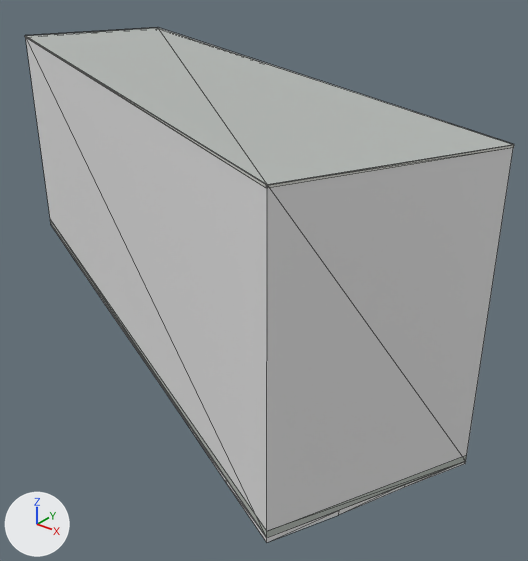
An edit to the glTF model public/models/buildings/osm-way-53921164.glb, drawn before and after from the same camera.
Camera for both pictures: a 50 mm camera at (29.6, -30.3, 22.4) aimed at (4.6, 1.0, 3.0). The axes (+X, +Y, +Z) are drawn at lower left. The lights are the same throughout. The older version comes first. Mesh edges are drawn as thin lines. Where no turn or scale is listed for an object, it has been applied to the vertices. Vertices at exactly the same position are counted once.

The scene before the commit, as lines of its bpy script (objects in view):
```python
ob_building_foundation_53921164 = bpy.data.objects.new('building foundation 53921164', me_building_foundation_53921164)
ob_building_foundation_53921164.location = (0.0, 0.0, 0.0)
ob_reality_53921164_near_reality_flat_weathered_roof = bpy.data.objects.new('reality 53921164 near reality flat weathered roof', me_reality_53921164_near_reality_flat_weathered_roof)
ob_reality_53921164_near_reality_flat_weathered_roof.location = (0.0, 0.0, 0.0)
ob_reality_53921164_near_reality_pale_aluminum_sill = bpy.data.objects.new('reality 53921164 near reality pale aluminum sill', me_reality_53921164_near_reality_pale_aluminum_sill)
ob_reality_53921164_near_reality_pale_aluminum_sill.location = (0.0, 0.0, 0.0)
# also in view: 'reality 53921164 near reality aged pale plaster' at (0.0, 0.0, 7.5); 'reality 53921164 near reality concrete plinth' at (0.0, 0.0, 0.2)
```
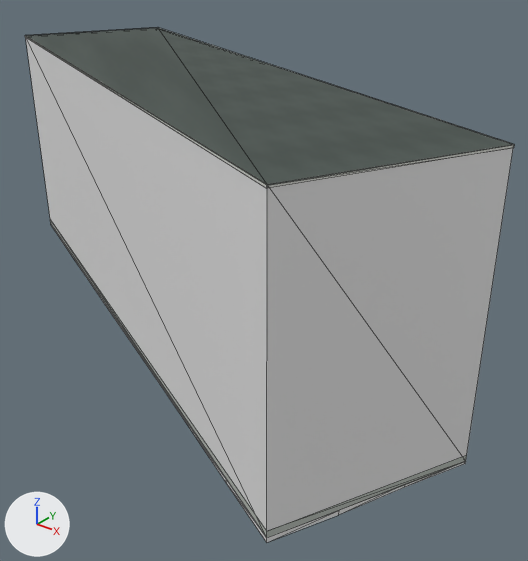
Boxes (x1, y1, x2, y2) around the edits, measured in the pictures (528 x 561 px):
'reality 53921164 near reality flat weathered roof', surface changed (darker): (27, 28, 513, 185) in both
part 1 of me_reality_53921164_near_reality_pale_aluminum_sill, reshaped: (25, 28, 513, 188) in both

What changed in the scene script:
```text
Add img_roof_color:
    img_roof_color = load_image('roof-color', 'textures/1de3d7bb6546b7423004abcc0fb627c4d0c6ad03316b21d76a93f9bf4f470ca6.png', 256, 256, 'sRGB')
Change mat_reality_flat_weathered_roof:
    remove mat_reality_flat_weathered_roof.base_color = (0.451, 0.475, 0.455)  # grey #b3b7b4
    add mat_reality_flat_weathered_roof.texture = img_roof_color
Change me_reality_53921164_near_reality_pale_aluminum_sill:
    used by ob_reality_53921164_near_reality_pale_aluminum_sill; location = (0.0, 0.0, 0.0)
    remove me_reality_53921164_near_reality_pale_aluminum_sill.from_pydata(...)  # 16 vertices, 8 faces; spans x -20.1..20.1, y -12.8..12.9, z 14.9..15.0
    add me_reality_53921164_near_reality_pale_aluminum_sill.from_pydata(...)  # 20 vertices, 16 faces; spans x -20.1..20.1, y -12.8..12.9, z 14.9..15.0
    me_reality_53921164_near_reality_pale_aluminum_sill part 1
    8 faces are deleted
    4 vertices are added at (-15.8, 12.8, 15.0), (-20.1, 3.3, 15.0), (15.8, -12.8, 15.0), (20.1, -3.3, 15.0)
    16 new faces join them
```
